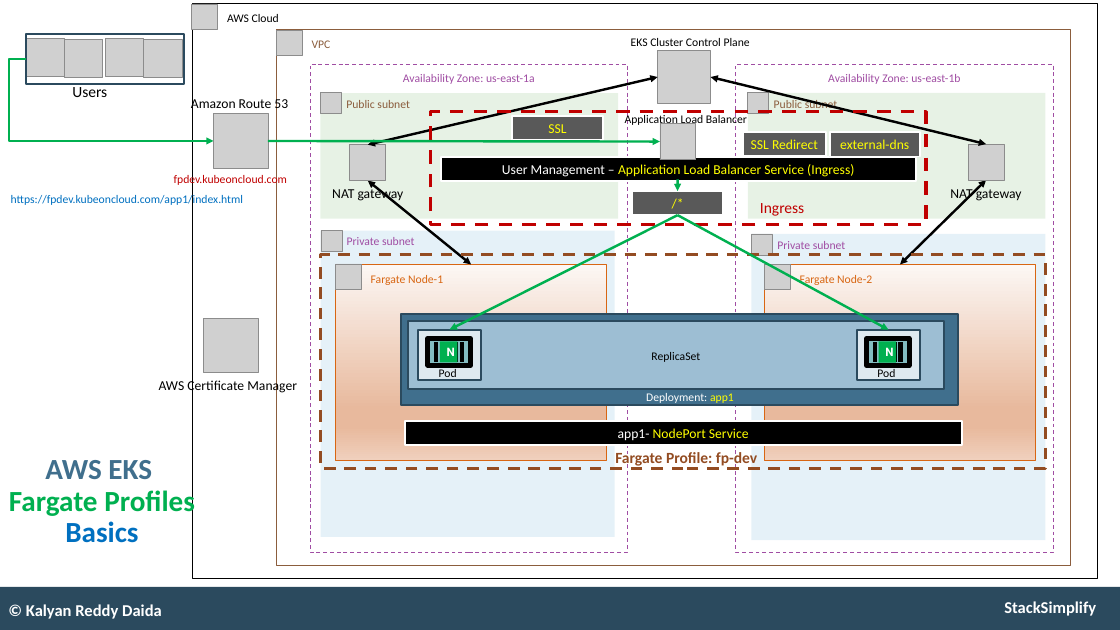
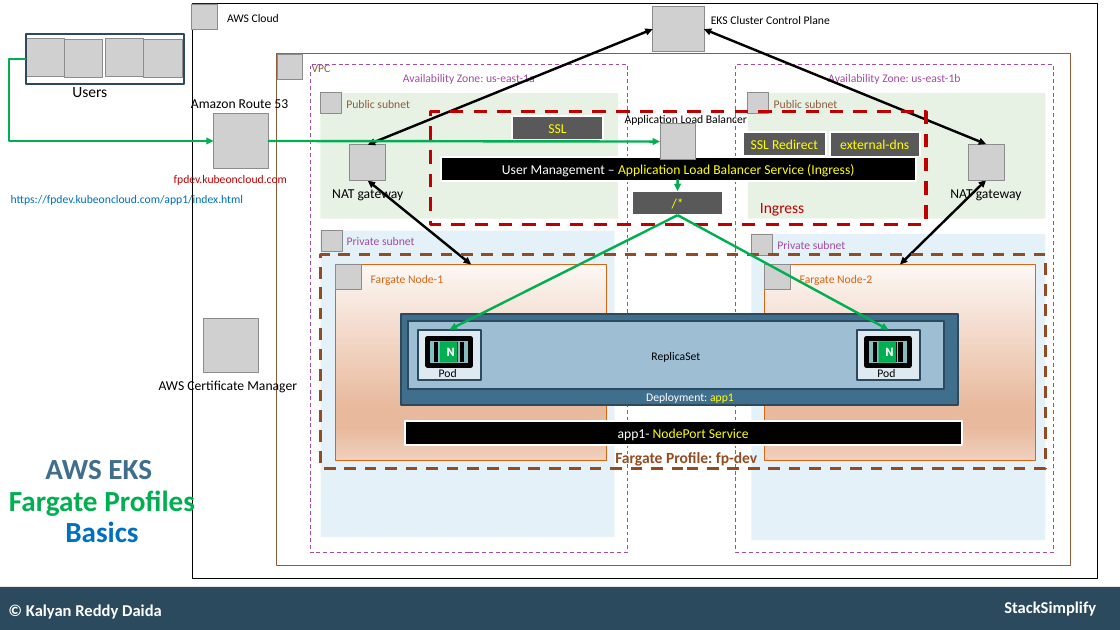
Before and after one commit to talvionyx/aws-eks-kubernetes-masterclass, a slide deck: slide 114 of presentation/AWS-Fargate-and-EKS-Masterclass.pptx. Drawn at 1120x630 pixels with LibreOffice and Linux fonts; fonts in the diff are those of the drawing; grey boxes stand for pictures. Boxes give left, top, right and bottom in pixels: in the first picture for what was removed or moved away, otherwise in the second. Text is boxed around its words. In the diff, an @@ line names an element or a change of style, - is before the commit and + after.

```diff
--- a/presentation/AWS-Fargate-and-EKS-Masterclass.pptx
+++ b/presentation/AWS-Fargate-and-EKS-Masterclass.pptx
@@ double arrow moved from (657, 77) - (368, 145) to (652, 29) - (368, 145) @@
@@ picture: place and size @@
-picture at (657, 50, 710, 104)
+picture at (652, 7, 704, 52)
@@ text "EKS Cluster Control Plane": place and size @@
-text "EKS Cluster Control Plane" at (631, 38, 750, 46)
+text "EKS Cluster Control Plane" at (711, 16, 830, 24)
@@ double arrow moved from (986, 144) - (710, 77) to (986, 144) - (704, 29) @@
@@ rectangle "VPC": place and size @@
-rectangle "VPC" at (276, 30, 1070, 566)
+rectangle "VPC" at (276, 53, 1070, 566)
@@ picture: place and size @@
-picture at (276, 30, 302, 55)
+picture at (277, 54, 302, 79)
```
Also in this commit, not shown: 1 other slide changed, 5 slides added, 3 other files.
